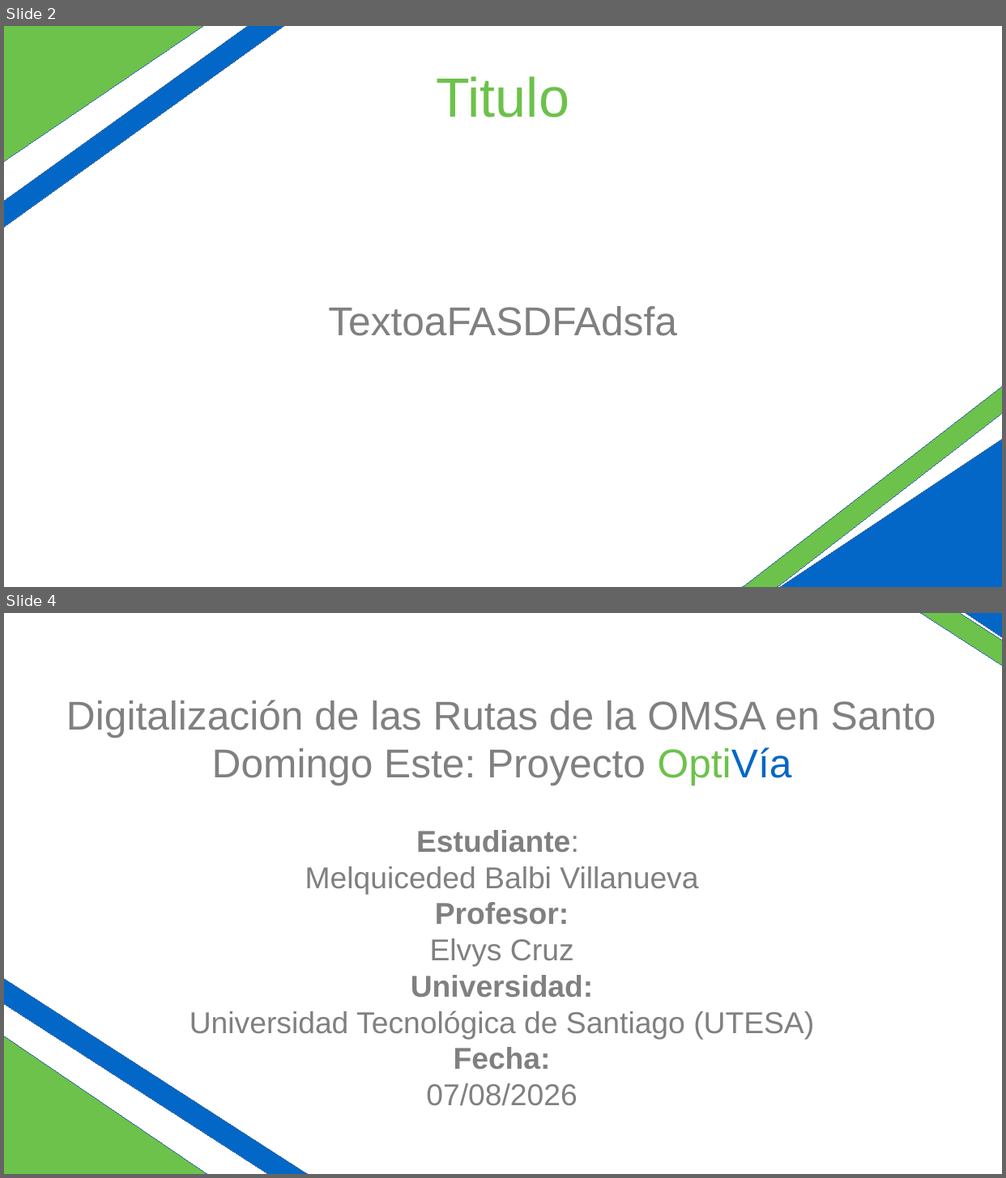
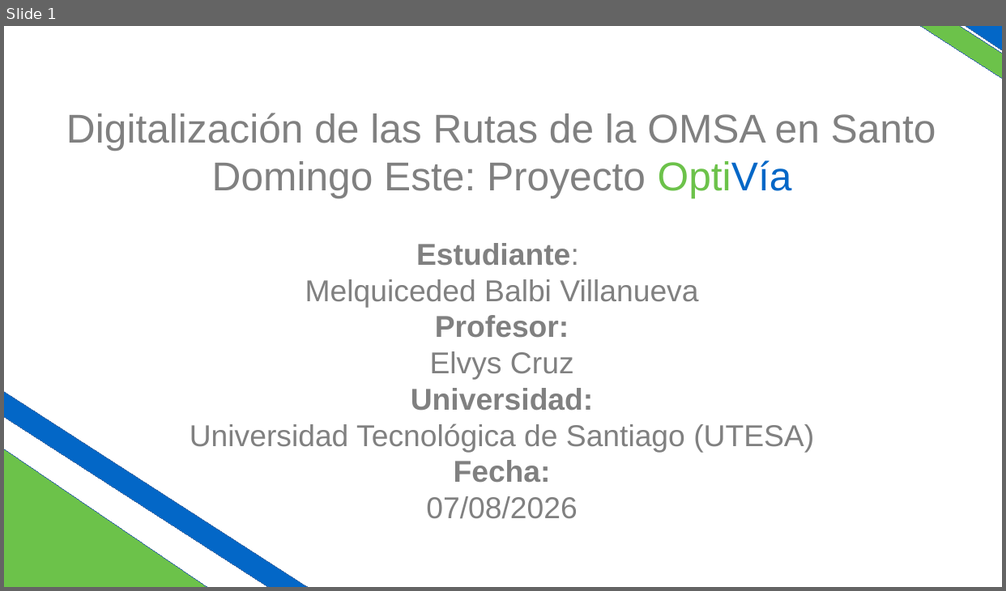
Before and after one commit to klbsoft/OptiVia, a slide deck: docs/Presentation_Ready.odp. Shown one above the other, each under a label of ours: slides 2 and 4 before the commit, slide 1 after it; the slides between them are not shown. The pictures are 1006x1178 and 1006x591 pixels, drawn with LibreOffice and Linux fonts; fonts in the diff are those of the drawing. Boxes give left, top, right and bottom in pixels: in the first picture for what was removed or moved away, otherwise in the second. Text is boxed around its words. In the diff, an @@ line names an element or a change of style, - is before the commit and + after.

```diff
--- a/docs/Presentation_Ready.odp
+++ b/docs/Presentation_Ready.odp
@@ slide 2 removed at (4,26,1002,587), background #FFFFFF @@
@@ diamond removed at (4,26,253,185) @@
@@ rectangle removed at (4,26,450,340) @@
@@ title removed at (437,76,569,118) @@
-Titulo
@@ rectangle removed at (557,276,1002,587) @@
@@ subtitle removed at (328,306,677,336) @@
-TextoaFASDFAdsfa
@@ diamond removed at (774,433,1002,587) @@
@@ what was slide 4 is now slide 1 @@
```
Also in this commit, not shown: 5 slides changed, 13 slides added, 2 other slides removed, 6 other files.
